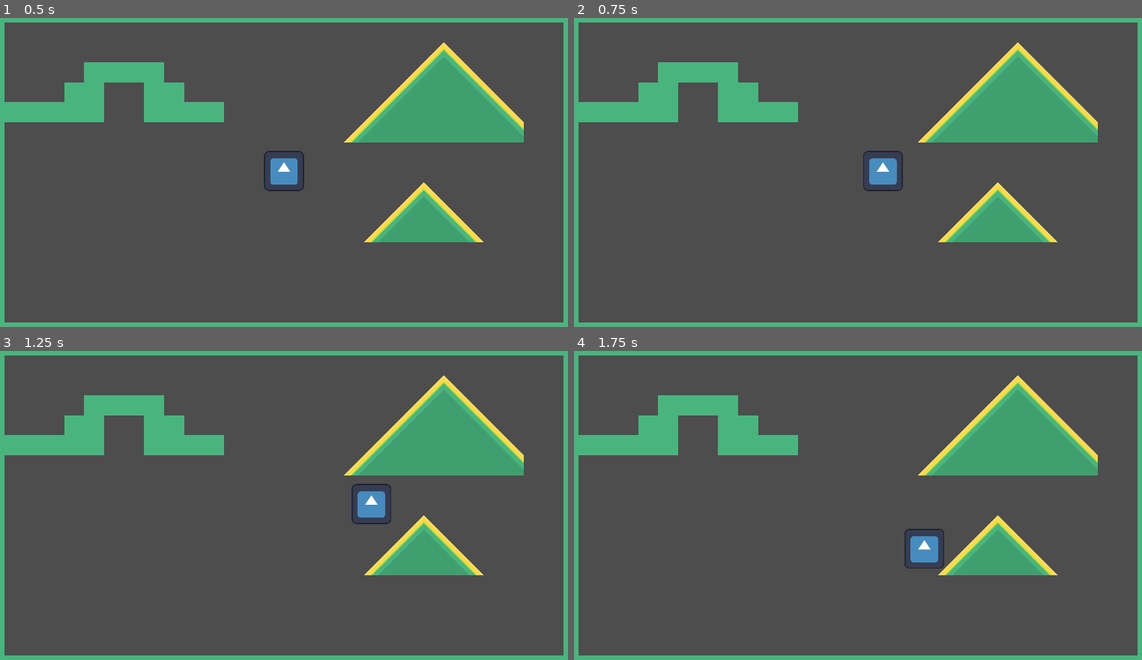
Above: before the commit, frames 1-4 (two rows, left to right).
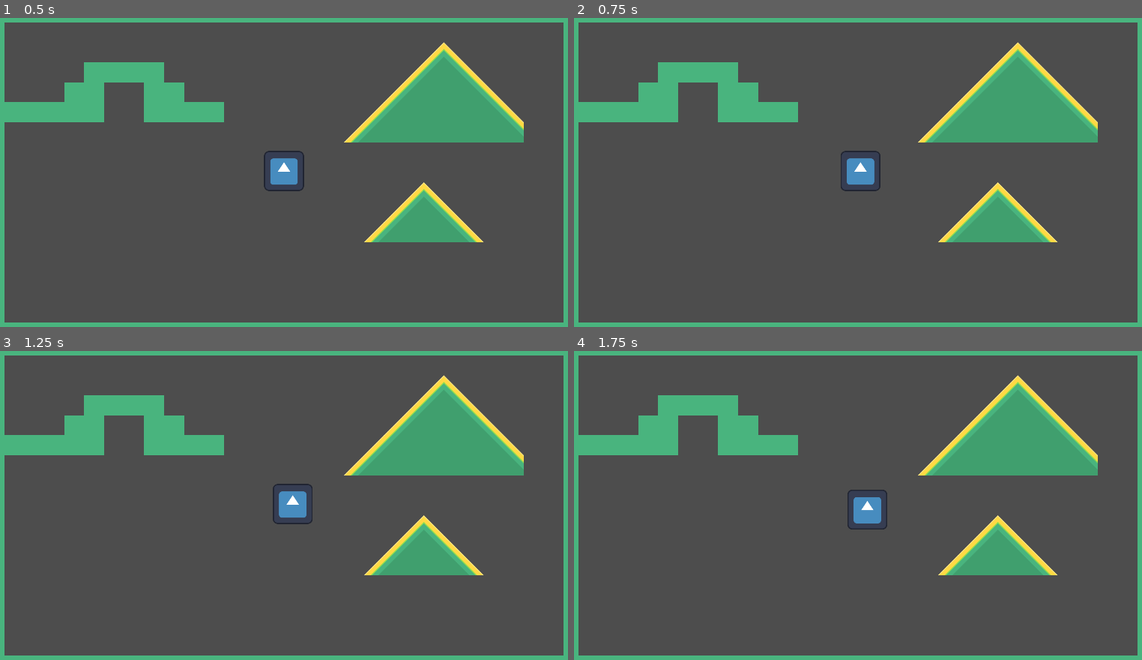
Above: after the commit, the same moments.

Repository: clars002/seedling
Game: Godot game, scene res://Scenes/Maps/test_map.tscn
Two runs of this game, one before a commit and one after it. Both use one fixed random seed, a clock stepped at 60 frames per second and the inputs below. This scene is started directly instead of the project's main scene. The engine's default icon, where the game draws it, is replaced by a stand-in: a white triangle on a blue panel in a dark square.
Inputs:
- Up to frame 1 (0.5 s): no input
- Up to frame 2 (0.75 s): tap Enter at 0.5 s; hold D (move_right) from 0.53 s (still down)
- Up to frame 3 (1.25 s): keep holding D (move_right)
- Up to frame 4 (1.75 s): release D (move_right) at 1.28 s; hold S (move_down) from 1.28 s (still down)

Frame 1 is identical in both runs. In frame 2, 0.8% of the frame differs, in the area x 46-58%, y 42-57%; in frame 3, 1.1%, in the area x 48-69%, y 42-57%; in frame 4, 1.1%.

Commit message:
make playerCharacter's collision slightly smaller, flesh out test map, add code comments

Diff:
--- a/Scenes/Global/player_character.tscn
+++ b/Scenes/Global/player_character.tscn
@@ -4,7 +4,7 @@
 [ext_resource type="Script" path="res://Scripts/player_character.gd" id="1_lkfp7"]
 
 [sub_resource type="RectangleShape2D" id="RectangleShape2D_h1gjn"]
-size = Vector2(128, 128)
+size = Vector2(127, 127)
 
 [node name="PlayerCharacter" type="CharacterBody2D"]
 script = ExtResource("1_lkfp7")
--- a/Scenes/Maps/test_map.tscn
+++ b/Scenes/Maps/test_map.tscn
@@ -10,3 +10,4 @@
 
 [node name="PlayerCharacter" parent="." instance=ExtResource("2_frm3g")]
 position = Vector2(960, 540)
+move_speed = 40.0
--- a/Scripts/player_character.gd
+++ b/Scripts/player_character.gd
@@ -21,4 +21,5 @@
 
 	velocity = direction * move_speed # scale the direction vector by the move_speed variable to get the velocity
 
+	# already takes delta into account automatically
 	move_and_slide() # this built-in function moves the player based on their current velocity, taking into account collisions
